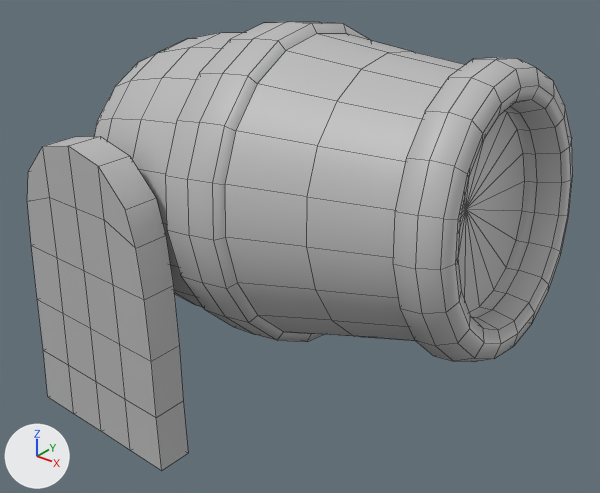
What one commit did to the FBX model Assets/Visuals/Models/World/cannon 1.fbx.
Rendered twice from a 50 mm lens placed at (4.022, -1.373, 2.92), pointed at (2.937, -0.016, 2.078). Arrows for +X, +Y and +Z are at lower left; the lights stay in place. Mesh edges are drawn as thin lines. Where no turn or scale is listed for an object, it has been applied to the vertices.
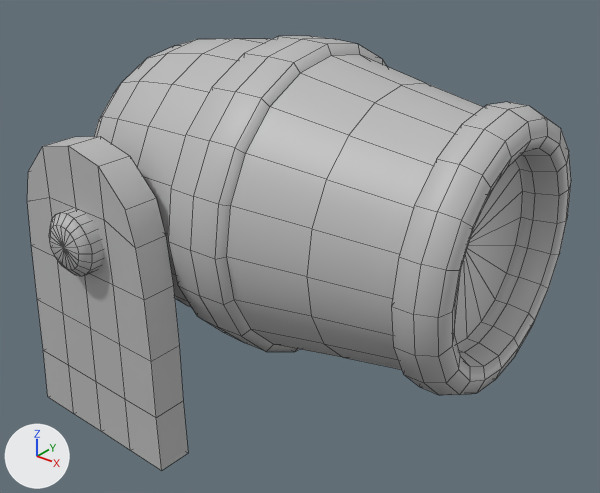
Where the change shows, as pixel boxes (x1, y1, x2, y2) in the pictures (600 x 493 px):
'pCylinder14', reshaped: before (94, 22, 573, 362); after (94, 36, 571, 395)
'cannon_joint', added: after (49, 208, 103, 276)

The change, as a diff of the scene's bpy script:
```diff
--- a/Assets/Visuals/Models/World/cannon 1.fbx.py
+++ b/Assets/Visuals/Models/World/cannon 1.fbx.py
@@ me_mesh @@
 me_mesh.from_pydata(...)  # 402 vertices, 420 faces; spans x -0.274..0.829, y -0.354..0.357, z -0.294..0.423
 # used by ob_pcylinder14; location = (2.649, 0.0, 2.163)
+# me_mesh part 1: the whole mesh is multiplied about its middle by the matrix ((0.991, 0.0, 0.113), (0.0, 1.0, 0.0), (-0.113, 0.0, 0.994)), then moved by (0.001, 0.0, -0.032)
 me_mesh.materials.append(mat_lambert11)
@@ me_mesh_002 @@
+me_mesh_002.from_pydata(...)  # 122 vertices, 120 faces; spans x -0.071..0.071, y -0.464..0.464, z -0.071..0.071
+me_mesh_002.materials.append(mat_lambert11)  # grey #bcbcbc
@@ ob_cannon_joint @@
+ob_cannon_joint = bpy.data.objects.new('cannon_joint', me_mesh_002)
+ob_cannon_joint.location = (2.667, 0.0, 2.163)
```
